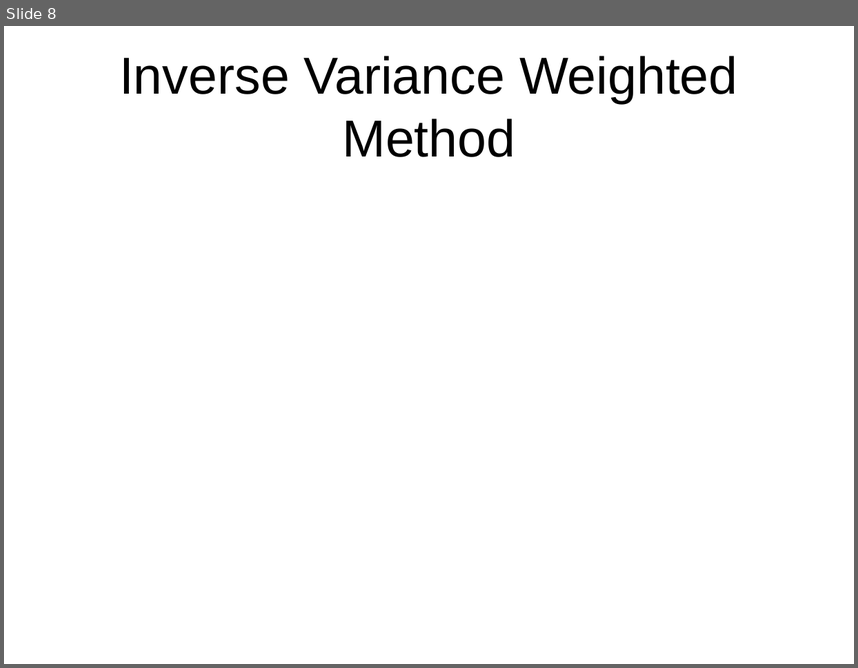
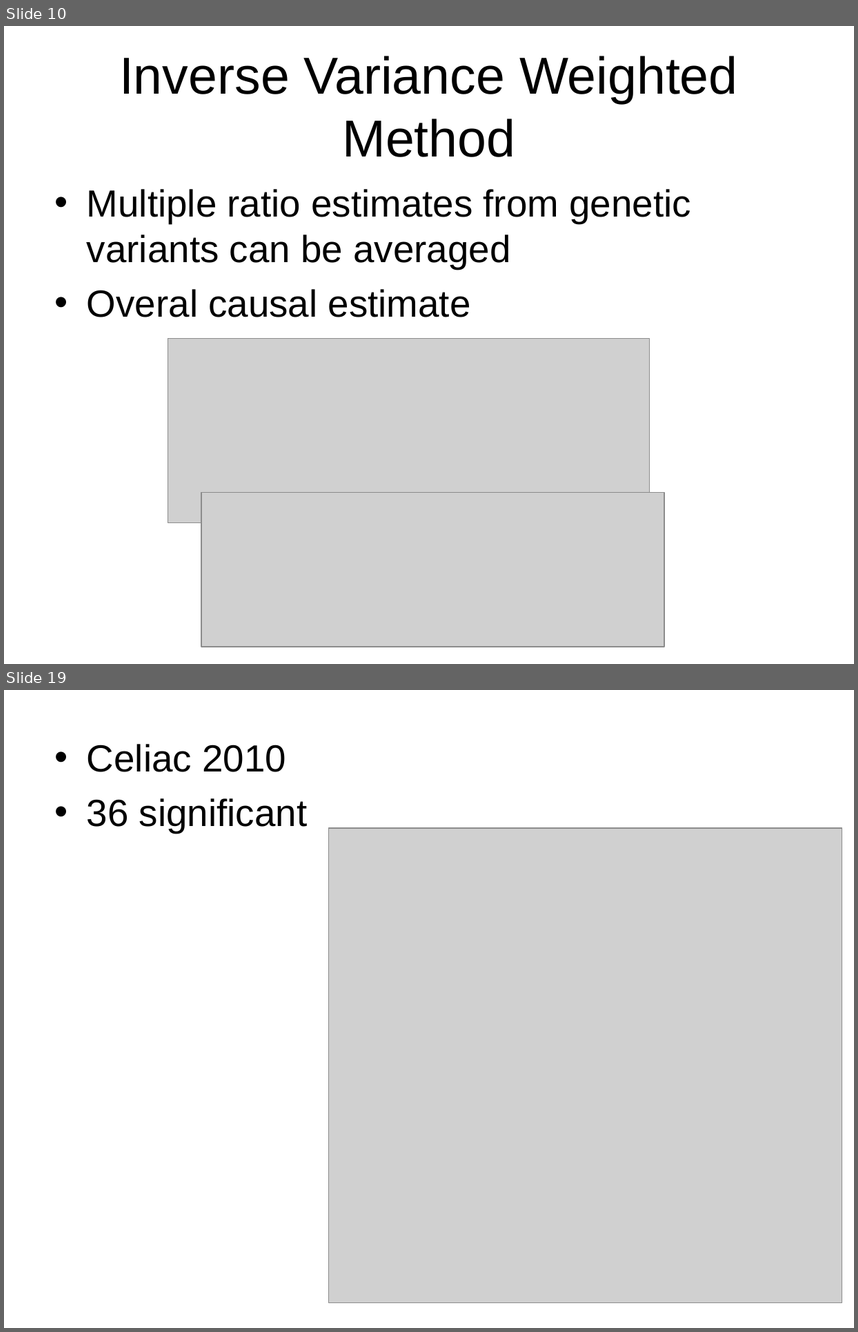
Before and after one commit to matthijsknigge/mendelianrandomization, a slide deck: internship/presentation.ppt. Shown one above the other, each under a label of ours: slide 8 before the commit, slides 10 and 19 after it; the slides between them are not shown. The pictures are 858x668 and 858x1332 pixels, drawn with LibreOffice and Linux fonts; fonts in the diff are those of the drawing; grey boxes stand for pictures. Boxes give left, top, right and bottom in pixels: in the first picture for what was removed or moved away, otherwise in the second. Text is boxed around its words. In the diff, an @@ line names an element or a change of style, - is before the commit and + after.

```diff
--- a/internship/presentation.ppt
+++ b/internship/presentation.ppt
@@ slide 19 added at [4,690,854,1328], background #FFFFFF @@
@@ text added at [87,744,307,833], 32 pt, text #000000 @@
+• Celiac 2010
+• 36 significant
@@ picture added at [329,828,842,1302] @@
@@ what was slide 8 is now slide 10 @@
@@ slide 10 changed as well @@
@@ text added at [87,189,691,317], 32 pt, text #000000 @@
+• Multiple ratio estimates from genetic variants can be averaged
+• Overal causal estimate
@@ picture added at [168,338,649,522] @@
@@ picture added at [201,492,664,646] @@
```
Also in this commit, not shown: 3 other slides changed, 14 other slides added, 1 slide removed, 4 other files.
